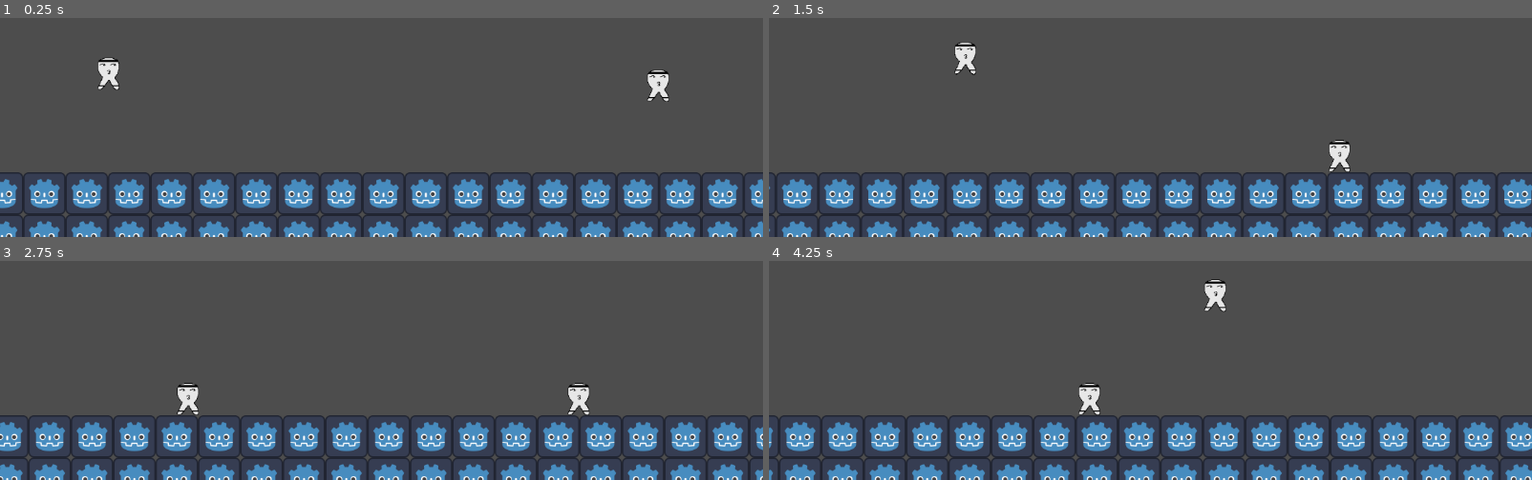
Above: before the commit, frames 1-4 (two rows, left to right).
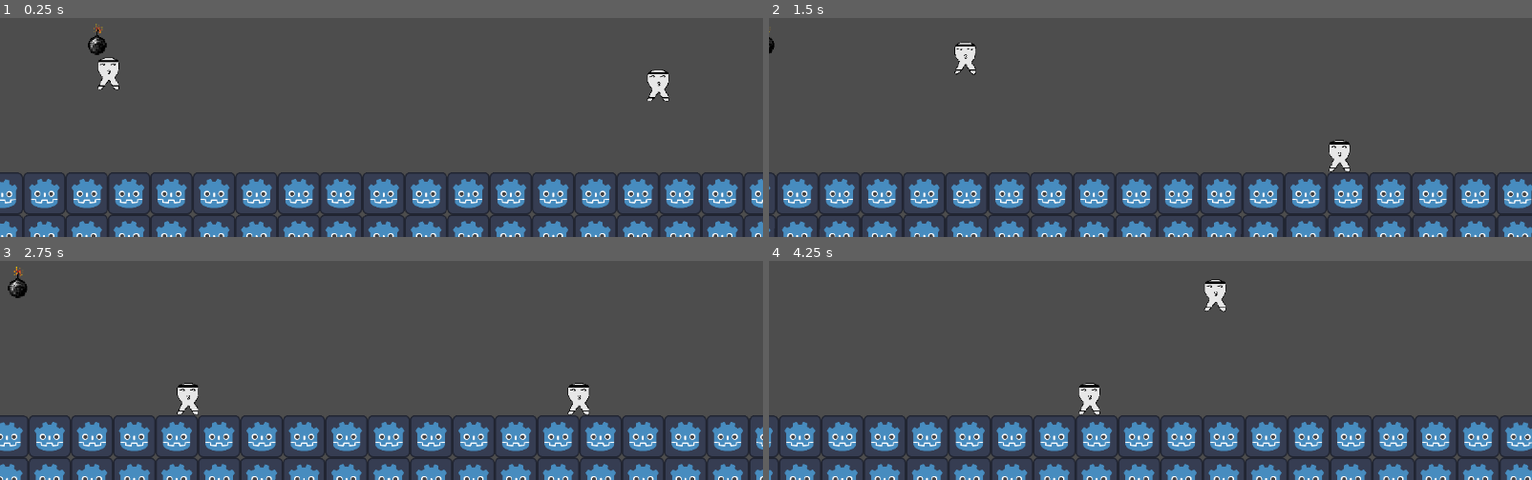
Above: after the commit, the same moments.

Repository: TheeVerySmall/rob-and-bob--doomsday
Game: Godot game, scene res://scenes/test_scene.tscn
Same seed, same stepped clock (60 frames per second), same inputs: the game is played once before the commit and once after it.
Inputs:
- Up to frame 1 (0.25 s): no input
- Up to frame 2 (1.5 s): hold Right (ui_right) from 0.53 s (still down); tap A (A) at 0.6 s; tap Up (ui_up) at 0.77 s; tap D (D) at 0.8, 1.35 s
- Up to frame 3 (2.75 s): tap Up (ui_up) at 1.52 s; tap A (A) at 1.55, 2.1 s; release Right (ui_right) at 2.03 s; hold Left (ui_left) from 2.03 s (still down); tap D (D) at 2.3 s
- Up to frame 4 (4.25 s): release Left (ui_left) at 2.78 s; hold Right (ui_right) from 2.78 s (still down); tap D (D) at 2.85, 3.8 s; tap Up (ui_up) at 3.02, 3.77 s; tap A (A) at 3.05 s; tap W (W) at 3.6 s

The runs differ from the first frame. In frame 1, 1.8% of the frame differs, in the area x 0-100%, y 2-100%; in frame 2, 1.4%; in frame 3, 1.8%; in frame 4, 1.7%.
Error after the commit: Parse Error: Expected indented block after function declaration. (res://scripts/bomb.gd:3)

Commit message:
sigmamaga

Diff:
--- /dev/null
+++ b/prefab/bomb.tscn
@@ -0,0 +1,64 @@
+[gd_scene load_steps=10 format=3 uid="uid://uh7yplis63t1"]
+
+[ext_resource type="Texture2D" uid="uid://bv1qteb0qmnpu" path="res://art/bomb.png" id="1_0wvjq"]
+[ext_resource type="Script" uid="uid://3m8vo4jcpf4" path="res://scripts/bomb.gd" id="1_yj1vh"]
+
+[sub_resource type="AtlasTexture" id="AtlasTexture_rnaij"]
+atlas = ExtResource("1_0wvjq")
+region = Rect2(0, 0, 32, 32)
+
+[sub_resource type="AtlasTexture" id="AtlasTexture_h3xc6"]
+atlas = ExtResource("1_0wvjq")
+region = Rect2(32, 0, 32, 32)
+
+[sub_resource type="AtlasTexture" id="AtlasTexture_s36qc"]
+atlas = ExtResource("1_0wvjq")
+region = Rect2(64, 0, 32, 32)
+
+[sub_resource type="AtlasTexture" id="AtlasTexture_6qxox"]
+atlas = ExtResource("1_0wvjq")
+region = Rect2(0, 32, 32, 32)
+
+[sub_resource type="AtlasTexture" id="AtlasTexture_gthg3"]
+atlas = ExtResource("1_0wvjq")
+region = Rect2(32, 32, 32, 32)
+
+[sub_resource type="SpriteFrames" id="SpriteFrames_wtsjf"]
+animations = [{
+"frames": [{
+"duration": 1.0,
+"texture": SubResource("AtlasTexture_rnaij")
+}, {
+"duration": 1.0,
+"texture": SubResource("AtlasTexture_h3xc6")
+}, {
+"duration": 1.0,
+"texture": SubResource("AtlasTexture_s36qc")
+}, {
+"duration": 1.0,
+"texture": SubResource("AtlasTexture_6qxox")
+}, {
+"duration": 1.0,
+"texture": SubResource("AtlasTexture_gthg3")
+}],
+"loop": true,
+"name": &"idle",
+"speed": 5.0
+}]
+
+[sub_resource type="RectangleShape2D" id="RectangleShape2D_0wvjq"]
+size = Vector2(19.3333, 20.6667)
+
+[node name="bomb" type="Area2D"]
+script = ExtResource("1_yj1vh")
+
+[node name="AnimatedSprite2D" type="AnimatedSprite2D" parent="."]
+scale = Vector2(1.5, 1.5)
+sprite_frames = SubResource("SpriteFrames_wtsjf")
+animation = &"idle"
+frame_progress = 0.611387
+
+[node name="CollisionShape2D" type="CollisionShape2D" parent="."]
+position = Vector2(1, 7)
+scale = Vector2(1.5, 1.5)
+shape = SubResource("RectangleShape2D_0wvjq")
--- a/project.godot
+++ b/project.godot
@@ -40,5 +40,6 @@
 
 [rendering]
 
+textures/canvas_textures/default_texture_filter=0
 renderer/rendering_method="gl_compatibility"
 renderer/rendering_method.mobile="gl_compatibility"
--- a/scenes/test_scene.tscn
+++ b/scenes/test_scene.tscn
@@ -6,6 +6,7 @@
 [ext_resource type="Texture2D" uid="uid://bwmenqyqrbf26" path="res://chigga.svg" id="3_m08py"]
 [ext_resource type="PackedScene" uid="uid://dd28ppi3mpjwi" path="res://characters/rob.tscn" id="4_nbdn7"]
 [ext_resource type="Script" uid="uid://c6ob3tm5txwfm" path="res://scripts/camera.gd" id="5_g05e6"]
+[ext_resource type="PackedScene" uid="uid://uh7yplis63t1" path="res://prefab/bomb.tscn" id="7_wtsjf"]
 
 [sub_resource type="TileSetAtlasSource" id="TileSetAtlasSource_ijk1m"]
 texture = ExtResource("3_m08py")
@@ -22,10 +23,12 @@
 [node name="Node2D" type="Node2D"]
 
 [node name="Bob" parent="." instance=ExtResource("2_nd71p")]
+z_index = 2
 position = Vector2(126, 397)
 script = ExtResource("2_yclgf")
 
 [node name="Rob" parent="." instance=ExtResource("4_nbdn7")]
+z_index = 2
 position = Vector2(956, 415)
 script = ExtResource("1_gya51")
 
@@ -37,3 +40,8 @@
 tile_set = SubResource("TileSet_144gy")
 format = 2
 layer_0/tile_data = PackedInt32Array(655355, 0, 0, 655356, 0, 0, 655357, 0, 0, 655358, 0, 0, 655359, 0, 0, 589824, 0, 0 …(1653 unchanged characters)…
+
+[node name="bomb" parent="." instance=ExtResource("7_wtsjf")]
+position = Vector2(111, 375)
+
+[connection signal="body_entered" from="bomb" to="Bob" method="_on_bomb_body_entered"]
--- a/scripts/bob.gd
+++ b/scripts/bob.gd
@@ -23,3 +23,7 @@
 		velocity.x = move_toward(velocity.x, 0, SPEED)
 
 	move_and_slide()
+
+
+func _on_bomb_body_entered(body: Node2D) -> void:
+	pass # Replace with function body.
--- /dev/null
+++ b/scripts/bomb.gd
@@ -0,0 +1,3 @@
+extends Area2D
+
+func _process(delta):
Not shown: 1 places in scenes/test_scene.tscn that only renumber resources
Not shown, added: scripts/bomb.gd.uid
